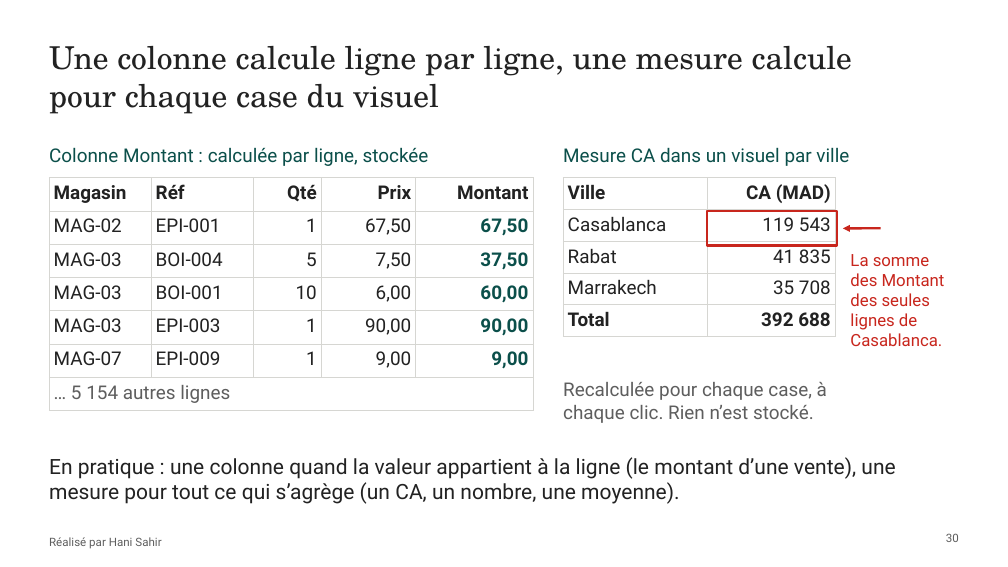
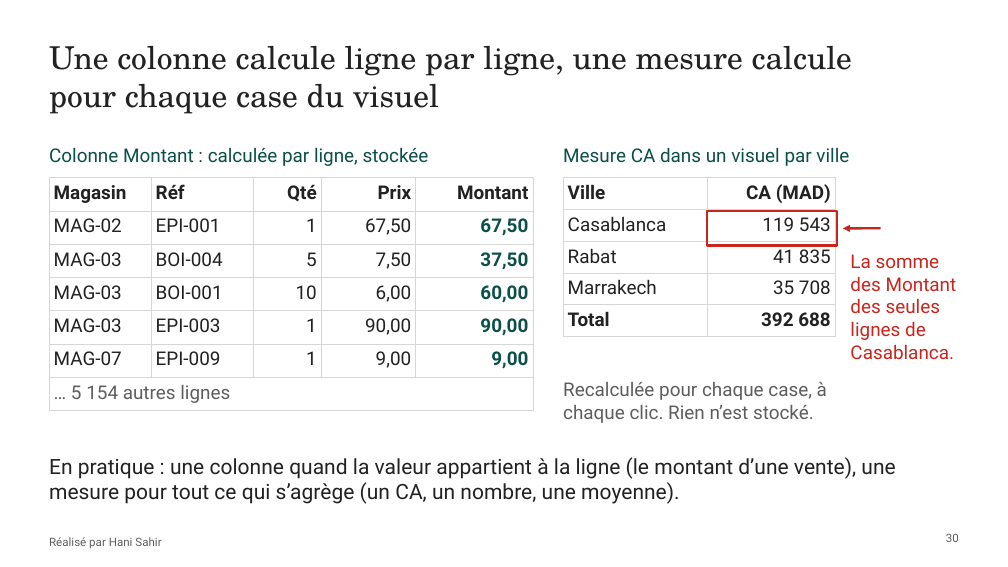
Before and after one commit to Hani2308/Pres_powerbi, a slide deck: slide 30 of formation-powerbi/01_presentation/Initiation_Power_BI.pptx. Drawn at 1008x567 pixels with LibreOffice and Linux fonts; fonts in the diff are those of the drawing. Boxes give left, top, right and bottom in pixels: in the first picture for what was removed or moved away, otherwise in the second. Text is boxed around its words. In the diff, an @@ line names an element or a change of style, - is before the commit and + after.

```diff
--- a/formation-powerbi/01_presentation/Initiation_Power_BI.pptx
+++ b/formation-powerbi/01_presentation/Initiation_Power_BI.pptx
@@ text "La somme des Montant des ..." at (850,254,957,359): size 16 to 18 pt @@
```
Also in this commit, not shown: 6 other slides changed, 10 other files.
